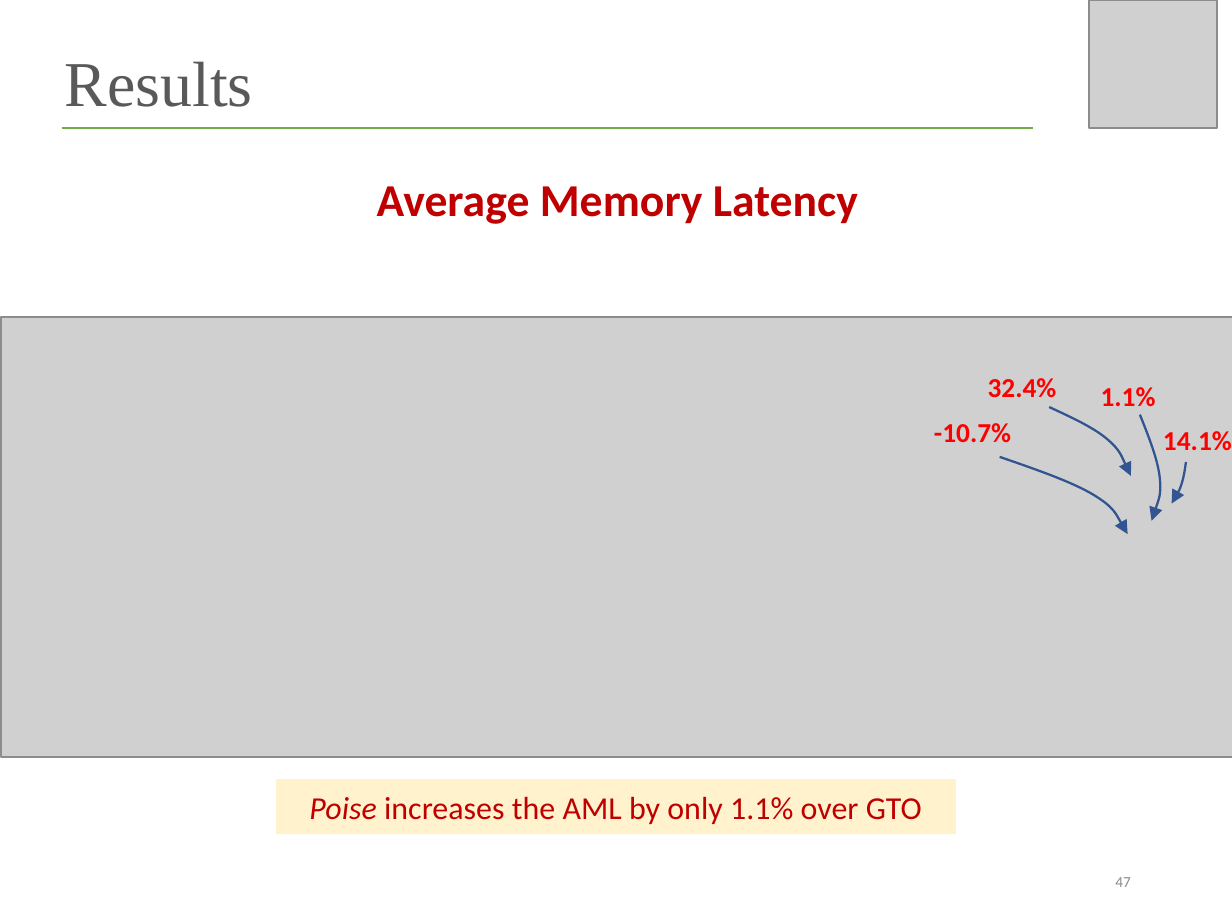
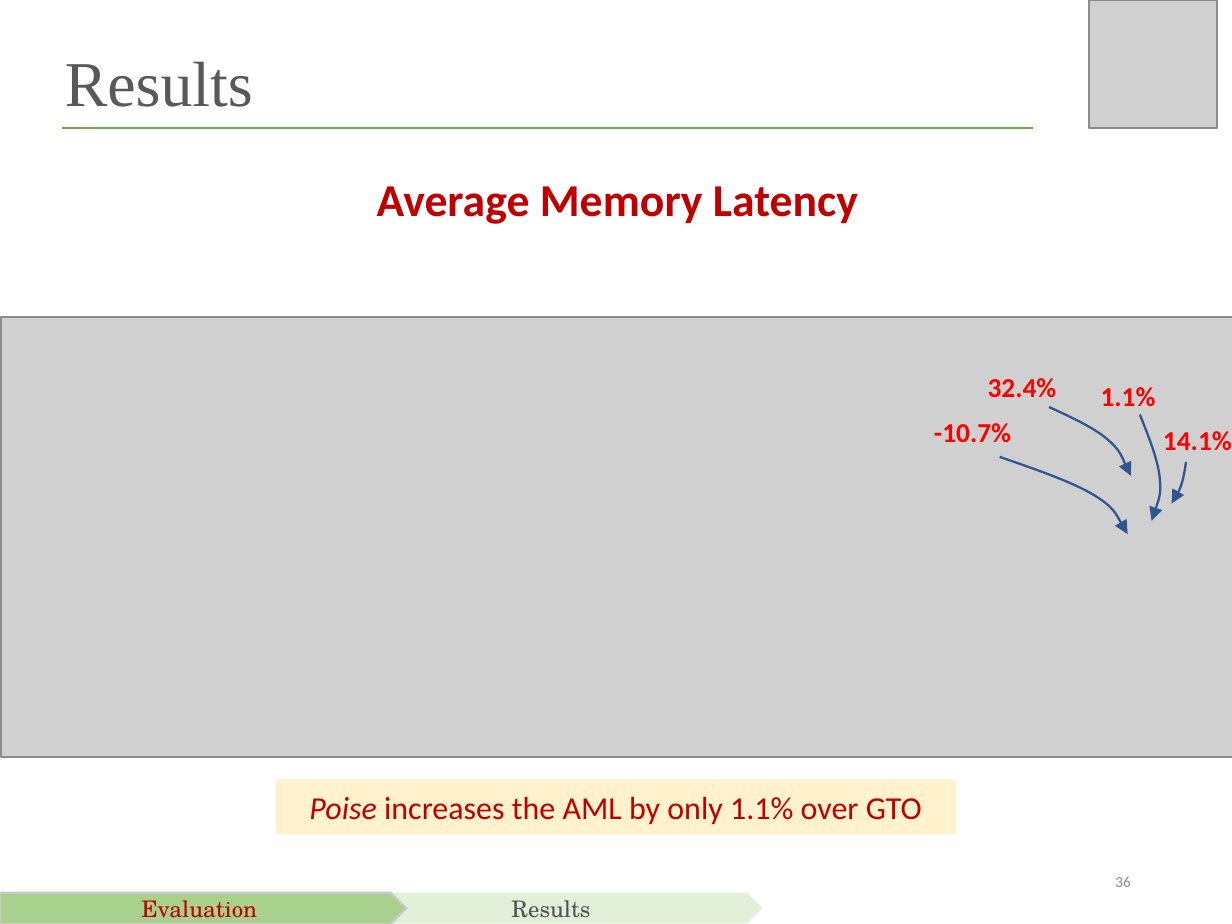
Before and after one commit to saumaydublish/saumaydublish.github.io, a slide deck: slide 36 of slides/hpca2019_slides.pptx (slide 47 before the commit). Drawn at 1232x924 pixels with LibreOffice and Linux fonts; fonts in the diff are those of the drawing; grey boxes stand for pictures. Boxes give left, top, right and bottom in pixels: in the first picture for what was removed or moved away, otherwise in the second. Text is boxed around its words. In the diff, an @@ line names an element or a change of style, - is before the commit and + after.

```diff
--- a/slides/hpca2019_slides.pptx
+++ b/slides/hpca2019_slides.pptx
@@ pentagon arrow added at bbox=[0, 892, 406, 923], fill #A9D18E, outline #C9C9C9 1 pt, 10 pt, text #C00000 @@
+Evaluation
@@ pentagon arrow added at bbox=[199, 892, 762, 923], fill #E2F0D9, 10 pt, text #525252 @@
+Results
@@ page number at bbox=[1115, 877, 1130, 887]: text changed @@
-47
+36
```
Also in this commit, not shown: 1 other slide changed, 10 slides removed, 4 other files.
